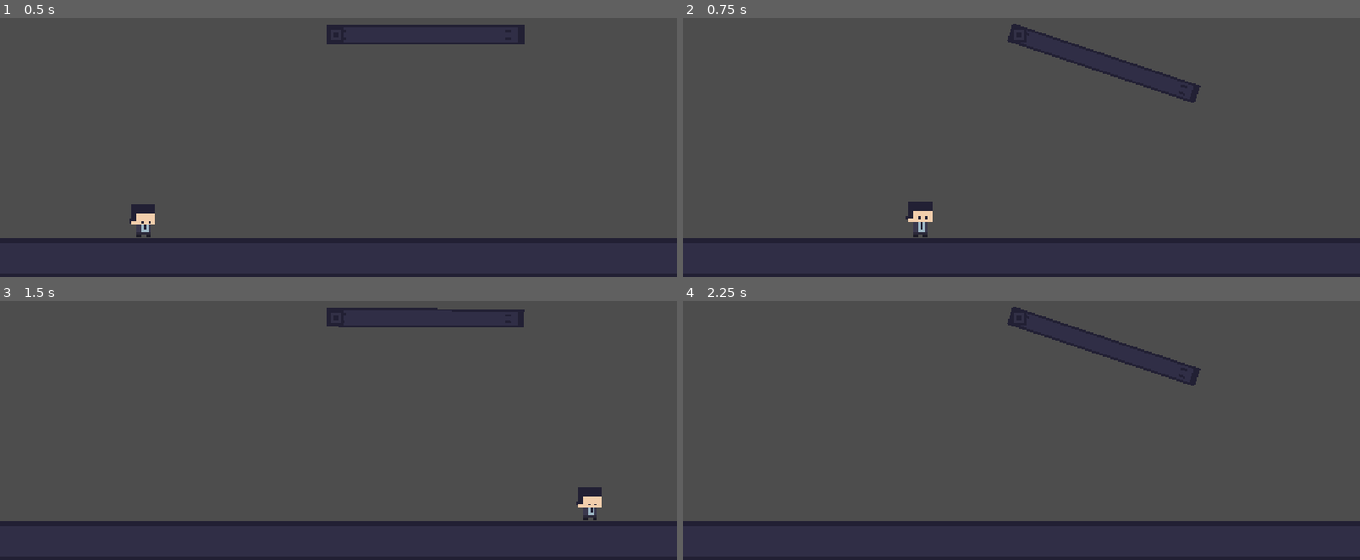
Above: before the commit, frames 1-4 (two rows, left to right).
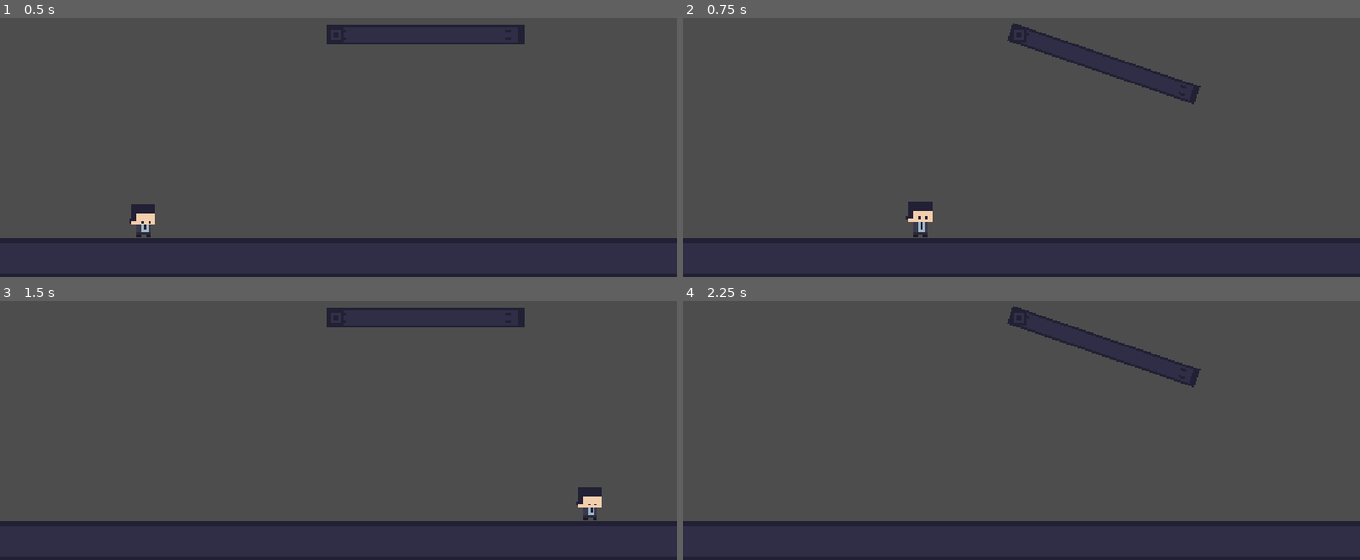
Above: after the commit, the same moments.

Repository: ChezM4ster/spin-to-win-jam
Game: Godot game, scene res://Scenes/testscene.tscn
The game is run twice, just before and just after one commit, with the same random seed, the same clock (stepped at 60 frames per second) and the same inputs.
Inputs:
- Up to frame 1 (0.5 s): no input
- Up to frame 2 (0.75 s): hold D (Move_Right) from 0.53 s (still down); tap Right (Spin_CW) at 0.6 s
- Up to frame 3 (1.5 s): keep holding D (Move_Right); tap W (Jump) at 0.77 s; tap Left (Spin_CounterCW) at 1.35 s
- Up to frame 4 (2.25 s): tap W (Jump) at 1.52 s; tap Enter at 2 s; release D (Move_Right) at 2.03 s; hold A (Move_Left) from 2.03 s (still down); tap Right (Spin_CW) at 2.1 s

Frame 1 is identical in both runs. In frame 2, less than 0.1% of the frame differs, in the area x 48-77%, y 1-34%; in frame 3, 0.1%, in the area x 48-78%, y 2-11%; in frame 4, less than 0.1%.

Commit message:
Fixed_Wobbliness
Changed the position of the center of mass on the protobox test in order to fix the wobbliness on the joint 2D

Diff:
--- a/Scenes/lilguy.tscn
+++ b/Scenes/lilguy.tscn
@@ -1,7 +1,7 @@
 [gd_scene format=3 uid="uid://8kkqbpxllgmd"]
 
-[ext_resource type="Script" uid="uid://cvvamq2svc4pm" path="res://character_body_2d.gd" id="1_dgipi"]
-[ext_resource type="Texture2D" uid="uid://ri5n82lthj6h" path="res://assets/lilcorporateguy.png" id="2_45lhf"]
+[ext_resource type="Script" uid="uid://cvvamq2svc4pm" path="res://Scripting/character_body_2d.gd" id="1_dgipi"]
+[ext_resource type="Texture2D" uid="uid://ri5n82lthj6h" path="res://Art Assets/lilcorporateguy.png" id="2_45lhf"]
 
 [sub_resource type="AtlasTexture" id="AtlasTexture_t74ru"]
 atlas = ExtResource("2_45lhf")
--- a/Scenes/screw.tscn
+++ b/Scenes/screw.tscn
@@ -1,6 +1,6 @@
 [gd_scene format=3 uid="uid://cqovrl8a7jrlt"]
 
-[ext_resource type="Texture2D" uid="uid://cahqmnvghamud" path="res://assets/protoscrew.png" id="1_yt807"]
+[ext_resource type="Texture2D" uid="uid://cahqmnvghamud" path="res://Art Assets/protoscrew.png" id="1_yt807"]
 
 [sub_resource type="RectangleShape2D" id="RectangleShape2D_yf5fn"]
 size = Vector2(6, 6)
--- a/Scenes/spinningthing.tscn
+++ b/Scenes/spinningthing.tscn
@@ -8,6 +8,8 @@
 
 [node name="RigidBody2D" type="RigidBody2D" unique_id=634038324 node_paths=PackedStringArray("rigid_body_2d")]
 gravity_scale = 0.0
+center_of_mass_mode = 1
+center_of_mass = Vector2(-41, 0)
 script = ExtResource("1_uv864")
 rigid_body_2d = NodePath(".")
 
--- a/Scenes/testscene.tscn
+++ b/Scenes/testscene.tscn
@@ -1,6 +1,6 @@
 [gd_scene format=3 uid="uid://dibsw71pkro4d"]
 
-[ext_resource type="Texture2D" uid="uid://u2nndqny67gf" path="res://assets/protbox.png" id="1_l2n4a"]
+[ext_resource type="Texture2D" uid="uid://u2nndqny67gf" path="res://Art Assets/protbox.png" id="1_l2n4a"]
 [ext_resource type="PackedScene" uid="uid://8kkqbpxllgmd" path="res://scenes/lilguy.tscn" id="2_ye8wr"]
 [ext_resource type="PackedScene" uid="uid://cqovrl8a7jrlt" path="res://scenes/screw.tscn" id="3_ckmbu"]
 [ext_resource type="PackedScene" uid="uid://cnls71ive2g2j" path="res://scenes/spinningthing.tscn" id="4_p7smk"]
